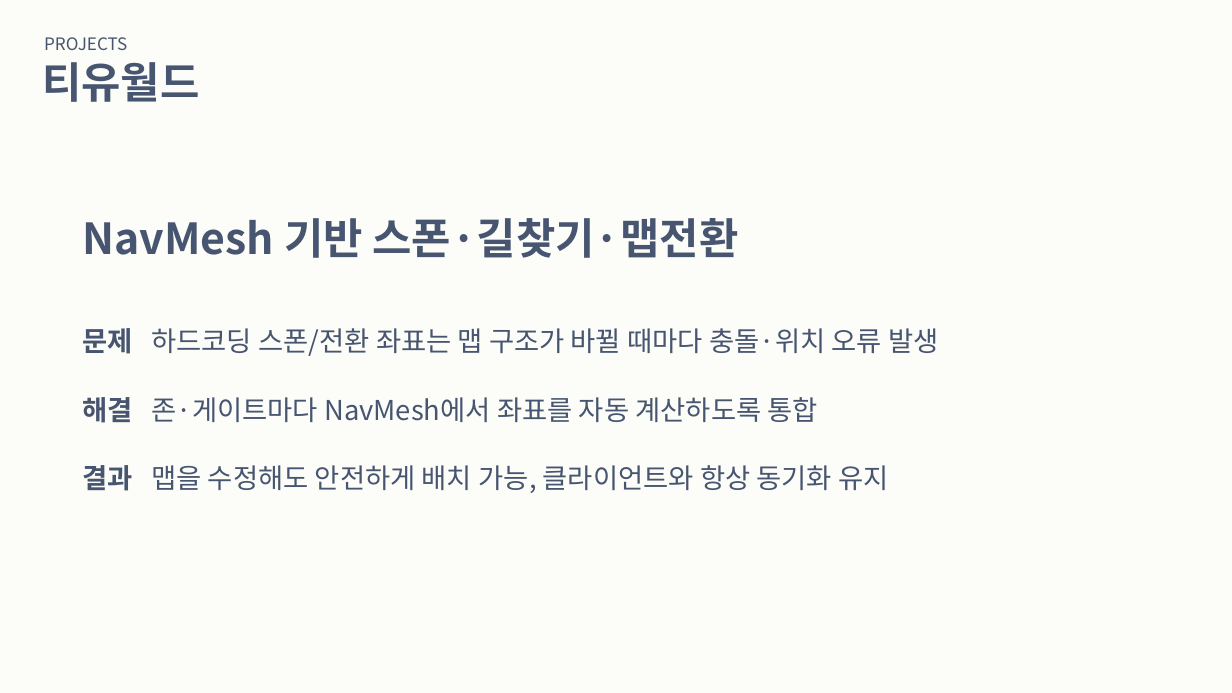
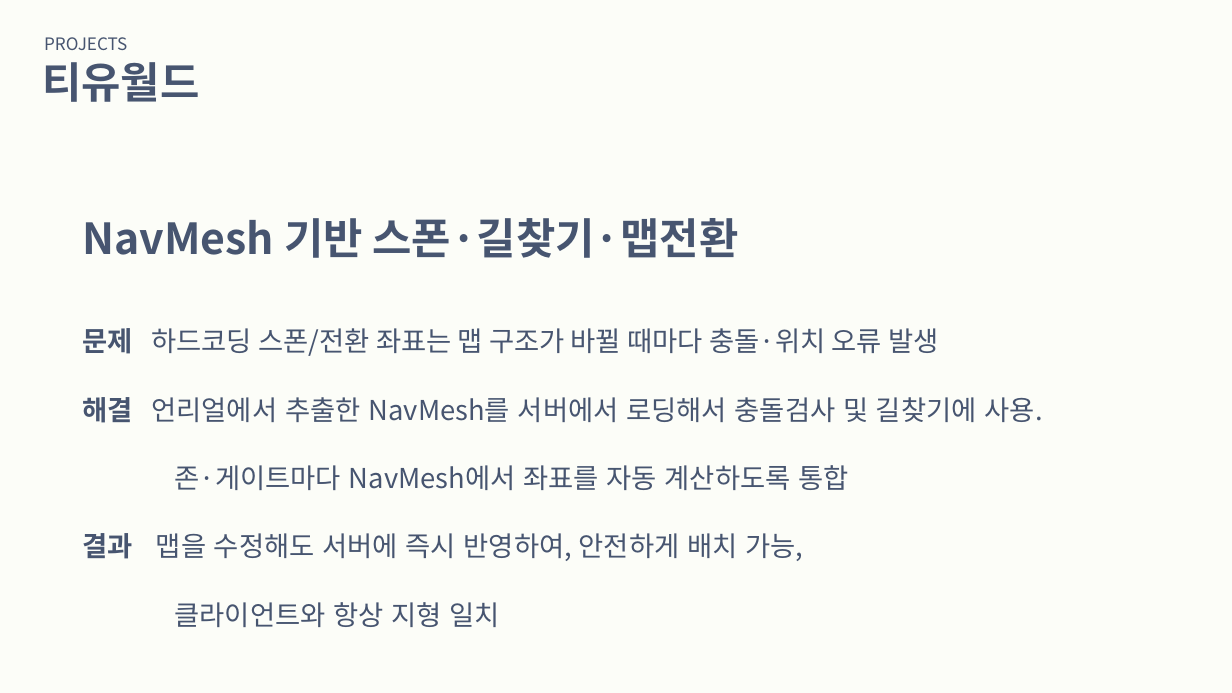
Before and after one commit to sungone/GP2025, a slide deck: slide 10 of 문서/포트폴리오/황수지/황수지포트폴리오.pptx. Drawn at 1232x693 pixels with LibreOffice and Linux fonts; fonts in the diff are those of the drawing. Boxes give left, top, right and bottom in pixels: in the first picture for what was removed or moved away, otherwise in the second. Text is boxed around its words. In the diff, an @@ line names an element or a change of style, - is before the commit and + after.

```diff
--- a/문서/포트폴리오/황수지/황수지포트폴리오.pptx
+++ b/문서/포트폴리오/황수지/황수지포트폴리오.pptx
@@ text at (x1=83, y1=397, x2=1043, y2=627): text changed @@
-해결 존·게이트마다 NavMesh에서 좌표를 자동 계산하도록 통합
-결과 맵을 수정해도 안전하게 배치 가능, 클라이언트와 항상 동기화 유지
+해결 언리얼에서 추출한 NavMesh를 서버에서 로딩해서 충돌검사 및 길찾기에 사용.
+존·게이트마다 NavMesh에서 좌표를 자동 계산하도록 통합
+결과 맵을 수정해도 서버에 즉시 반영하여, 안전하게 배치 가능,
+클라이언트와 항상 지형 일치
```
Also in this commit, not shown: 5 other slides changed, 1 other file.
